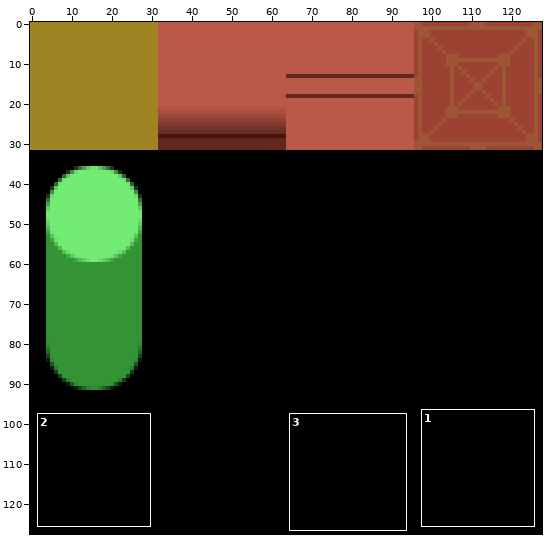
Two versions of one sprite sheet, Assets/tilesets/test-tiles-outside.png. Above: a wide view before the commit, with the close-up outlined.
Close-up. First the earlier version:
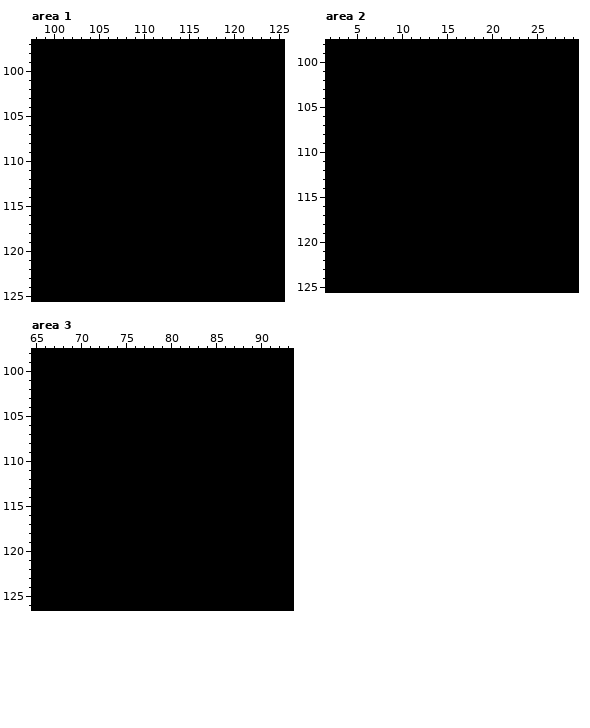
The file is 128x128 pixels. Colours within 5 levels of each other are drawn and written as one. Shown: area 1: x 98..125, y 97..125; area 2: x 2..29, y 98..125; area 3: x 65..93, y 98..126. The commit also changed other parts of the picture, which this record leaves out.
New version:
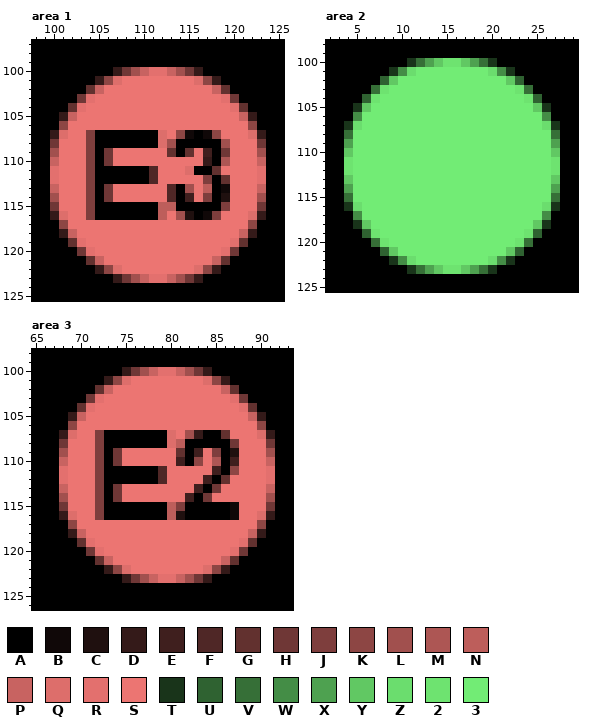
Palette (. is transparent): A #000000  B #100808  C #1f100f  D #341a19  E #3f1f1e  F #4f2726  G #62312f  H #6f3736  J #7e3e3d  K #8d4644  L #a1504e  M #ad5654  N #bd5e5b  P #c86361  Q #dd6e6b  R #e3706e  S #ec7572  T #19341a  U #2f6231  V #366f37  W #448d46  X #4ea150  Y #61c863  Z #6bdd6e  2 #6ee370  3 #72ec75
Diff:
--- area 1
@@ x 98..125 @@
  99 AAAAAAAAAAAAAAAAAAAAAAAAAAAA
-100 AAAAAAAAAAAAAAAAAAAAAAAAAAAA
-101 AAAAAAAAAAAAAAAAAAAAAAAAAAAA
-102 AAAAAAAAAAAAAAAAAAAAAAAAAAAA
-103 AAAAAAAAAAAAAAAAAAAAAAAAAAAA
-104 AAAAAAAAAAAAAAAAAAAAAAAAAAAA
-105 AAAAAAAAAAAAAAAAAAAAAAAAAAAA
-106 AAAAAAAAAAAAAAAAAAAAAAAAAAAA
-107 AAAAAAAAAAAAAAAAAAAAAAAAAAAA
-108 AAAAAAAAAAAAAAAAAAAAAAAAAAAA
-109 AAAAAAAAAAAAAAAAAAAAAAAAAAAA
-110 AAAAAAAAAAAAAAAAAAAAAAAAAAAA
-111 AAAAAAAAAAAAAAAAAAAAAAAAAAAA
-112 AAAAAAAAAAAAAAAAAAAAAAAAAAAA
-113 AAAAAAAAAAAAAAAAAAAAAAAAAAAA
-114 AAAAAAAAAAAAAAAAAAAAAAAAAAAA
-115 AAAAAAAAAAAAAAAAAAAAAAAAAAAA
-116 AAAAAAAAAAAAAAAAAAAAAAAAAAAA
-117 AAAAAAAAAAAAAAAAAAAAAAAAAAAA
-118 AAAAAAAAAAAAAAAAAAAAAAAAAAAA
-119 AAAAAAAAAAAAAAAAAAAAAAAAAAAA
-120 AAAAAAAAAAAAAAAAAAAAAAAAAAAA
-121 AAAAAAAAAAAAAAAAAAAAAAAAAAAA
-122 AAAAAAAAAAAAAAAAAAAAAAAAAAAA
-123 AAAAAAAAAAAAAAAAAAAAAAAAAAAA
+100 AAAAAAAAADHLPRRPLHDAAAAAAAAA
+101 AAAAAAADKQSSSSSSSSQKDAAAAAAA
+102 AAAAAAGPSSSSSSSSSSSSPGAAAAAA
+103 AAAAAHRSSSSSSSSSSSSSSRHAAAAA
+104 AAAAGRSSSSSSSSSSSSSSSSRGAAAA
+105 AAADPSSSSSSSSSSSSSSSSSSPDAAA
+106 AAAKSSSSSSSSSSSSSSSSSSSSKAAA
+107 AADQSSJAAAAAAAQSKBABKSSSQDAA
+108 AAHSSSJAAAAAAAQLAAAAALSSSHAA
+109 AALSSSJAHSSSSSSGAGSEAHSSSLAA
+110 AAPSSSJAHSSSSSSSSSSDAMSSSPAA
+111 AARSSSJAAAAAAFSSSQAAGSSSSRAA
+112 AARSSSJAAAAAAFSSSSSJAGSSSRAA
+113 AAPSSSJAHSSSSSSFALSNABSSSPAA
+114 AALSSSJAHSSSSSSFAESJACSSSLAA
+115 AAHSSSJAAAAAAANNAAAAAJSSSHAA
+116 AADQSSJAAAAAAANSLCABJSSSQDAA
+117 AAAKSSSSSSSSSSSSSSSSSSSSKAAA
+118 AAADPSSSSSSSSSSSSSSSSSSPDAAA
+119 AAAAGRSSSSSSSSSSSSSSSSRGAAAA
+120 AAAAAHRSSSSSSSSSSSSSSRHAAAAA
+121 AAAAAAGPSSSSSSSSSSSSPGAAAAAA
+122 AAAAAAADKQSSSSSSSSQKDAAAAAAA
+123 AAAAAAAAADHLPRRPLHDAAAAAAAAA
 124 AAAAAAAAAAAAAAAAAAAAAAAAAAAA
--- area 2
@@ x 2..29 @@
  99 AAAAAAAAAAAAAAAAAAAAAAAAAAAA
-100 AAAAAAAAAAAAAAAAAAAAAAAAAAAA
-101 AAAAAAAAAAAAAAAAAAAAAAAAAAAA
-102 AAAAAAAAAAAAAAAAAAAAAAAAAAAA
-103 AAAAAAAAAAAAAAAAAAAAAAAAAAAA
-104 AAAAAAAAAAAAAAAAAAAAAAAAAAAA
-105 AAAAAAAAAAAAAAAAAAAAAAAAAAAA
-106 AAAAAAAAAAAAAAAAAAAAAAAAAAAA
-107 AAAAAAAAAAAAAAAAAAAAAAAAAAAA
-108 AAAAAAAAAAAAAAAAAAAAAAAAAAAA
-109 AAAAAAAAAAAAAAAAAAAAAAAAAAAA
-110 AAAAAAAAAAAAAAAAAAAAAAAAAAAA
-111 AAAAAAAAAAAAAAAAAAAAAAAAAAAA
-112 AAAAAAAAAAAAAAAAAAAAAAAAAAAA
-113 AAAAAAAAAAAAAAAAAAAAAAAAAAAA
-114 AAAAAAAAAAAAAAAAAAAAAAAAAAAA
-115 AAAAAAAAAAAAAAAAAAAAAAAAAAAA
-116 AAAAAAAAAAAAAAAAAAAAAAAAAAAA
-117 AAAAAAAAAAAAAAAAAAAAAAAAAAAA
-118 AAAAAAAAAAAAAAAAAAAAAAAAAAAA
-119 AAAAAAAAAAAAAAAAAAAAAAAAAAAA
-120 AAAAAAAAAAAAAAAAAAAAAAAAAAAA
-121 AAAAAAAAAAAAAAAAAAAAAAAAAAAA
-122 AAAAAAAAAAAAAAAAAAAAAAAAAAAA
-123 AAAAAAAAAAAAAAAAAAAAAAAAAAAA
+100 AAAAAAAAATVXY22YXVTAAAAAAAAA
+101 AAAAAAATWZ33333333ZWTAAAAAAA
+102 AAAAAAUY333333333333YUAAAAAA
+103 AAAAAV2333333333333332VAAAAA
+104 AAAAU233333333333333332UAAAA
+105 AAATY333333333333333333YTAAA
+106 AAAW33333333333333333333WAAA
+107 AATZ33333333333333333333ZTAA
+108 AAV3333333333333333333333VAA
+109 AAX3333333333333333333333XAA
+110 AAY3333333333333333333333YAA
+111 AA233333333333333333333332AA
+112 AA233333333333333333333332AA
+113 AAY3333333333333333333333YAA
+114 AAX3333333333333333333333XAA
+115 AAV3333333333333333333333VAA
+116 AATZ33333333333333333333ZTAA
+117 AAAW33333333333333333333WAAA
+118 AAATY333333333333333333YTAAA
+119 AAAAU233333333333333332UAAAA
+120 AAAAAV2333333333333332VAAAAA
+121 AAAAAAUY333333333333YUAAAAAA
+122 AAAAAAATWZ33333333ZWTAAAAAAA
+123 AAAAAAAAATVXY22YXVTAAAAAAAAA
 124 AAAAAAAAAAAAAAAAAAAAAAAAAAAA
--- area 3
@@ x 65..93 @@
  99 AAAAAAAAAAAAAAAAAAAAAAAAAAAAA
-100 AAAAAAAAAAAAAAAAAAAAAAAAAAAAA
-101 AAAAAAAAAAAAAAAAAAAAAAAAAAAAA
-102 AAAAAAAAAAAAAAAAAAAAAAAAAAAAA
-103 AAAAAAAAAAAAAAAAAAAAAAAAAAAAA
-104 AAAAAAAAAAAAAAAAAAAAAAAAAAAAA
-105 AAAAAAAAAAAAAAAAAAAAAAAAAAAAA
-106 AAAAAAAAAAAAAAAAAAAAAAAAAAAAA
-107 AAAAAAAAAAAAAAAAAAAAAAAAAAAAA
-108 AAAAAAAAAAAAAAAAAAAAAAAAAAAAA
-109 AAAAAAAAAAAAAAAAAAAAAAAAAAAAA
-110 AAAAAAAAAAAAAAAAAAAAAAAAAAAAA
-111 AAAAAAAAAAAAAAAAAAAAAAAAAAAAA
-112 AAAAAAAAAAAAAAAAAAAAAAAAAAAAA
-113 AAAAAAAAAAAAAAAAAAAAAAAAAAAAA
-114 AAAAAAAAAAAAAAAAAAAAAAAAAAAAA
-115 AAAAAAAAAAAAAAAAAAAAAAAAAAAAA
-116 AAAAAAAAAAAAAAAAAAAAAAAAAAAAA
-117 AAAAAAAAAAAAAAAAAAAAAAAAAAAAA
-118 AAAAAAAAAAAAAAAAAAAAAAAAAAAAA
-119 AAAAAAAAAAAAAAAAAAAAAAAAAAAAA
-120 AAAAAAAAAAAAAAAAAAAAAAAAAAAAA
-121 AAAAAAAAAAAAAAAAAAAAAAAAAAAAA
-122 AAAAAAAAAAAAAAAAAAAAAAAAAAAAA
-123 AAAAAAAAAAAAAAAAAAAAAAAAAAAAA
+100 AAAAAAAAAADHLPRRPLHDAAAAAAAAA
+101 AAAAAAAADKQSSSSSSSSQKDAAAAAAA
+102 AAAAAAAGPSSSSSSSSSSSSPGAAAAAA
+103 AAAAAAHRSSSSSSSSSSSSSSRHAAAAA
+104 AAAAAGRSSSSSSSSSSSSSSSSRGAAAA
+105 AAAADPSSSSSSSSSSSSSSSSSSPDAAA
+106 AAAAKSSSSSSSSSSSSSSSSSSSSKAAA
+107 AAADQSSJAAAAAAAQSLDAAGSSSQDAA
+108 AAAHSSSJAAAAAAAQNAAAAAHSSSHAA
+109 AAALSSSJAHSSSSSSGAESJACSSSLAA
+110 AAAPSSSJAHSSSSSSEAKSMAESSSPAA
+111 AAARSSSJAAAAAAFSSSSSEAKSSSRAA
+112 AAARSSSJAAAAAAFSSSSEAGSSSSRAA
+113 AAAPSSSJAHSSSSSSSSEAHSSSSSPAA
+114 AAALSSSJAHSSSSSSSEAHSSSSSSLAA
+115 AAAHSSSJAAAAAAANJAAAAABSSSHAA
+116 AAADQSSJAAAAAAANCAAAAABSSQDAA
+117 AAAAKSSSSSSSSSSSSSSSSSSSSKAAA
+118 AAAADPSSSSSSSSSSSSSSSSSSPDAAA
+119 AAAAAGRSSSSSSSSSSSSSSSSRGAAAA
+120 AAAAAAHRSSSSSSSSSSSSSSRHAAAAA
+121 AAAAAAAGPSSSSSSSSSSSSPGAAAAAA
+122 AAAAAAAADKQSSSSSSSSQKDAAAAAAA
+123 AAAAAAAAAADHLPRRPLHDAAAAAAAAA
 124 AAAAAAAAAAAAAAAAAAAAAAAAAAAAA
Changed places in both close-ups, as pixel boxes (x1, y1, x2, y2):
changed: (50, 67, 266, 283)
changed: (344, 58, 560, 274)
changed: (59, 367, 275, 583)
